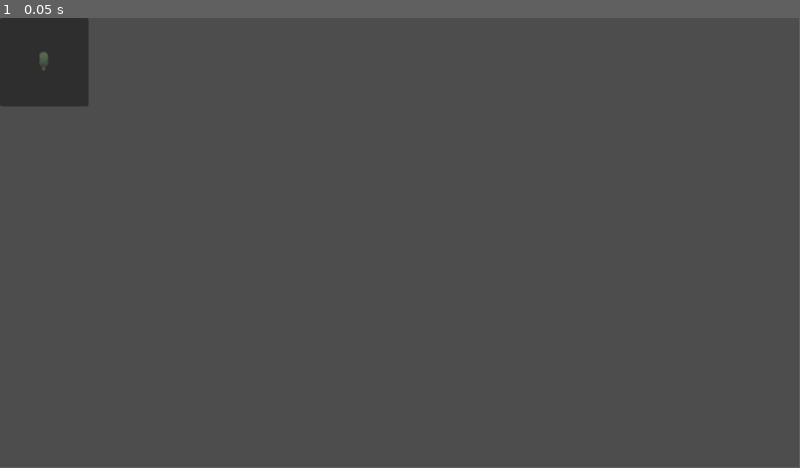
Above: before the commit, frame 1.
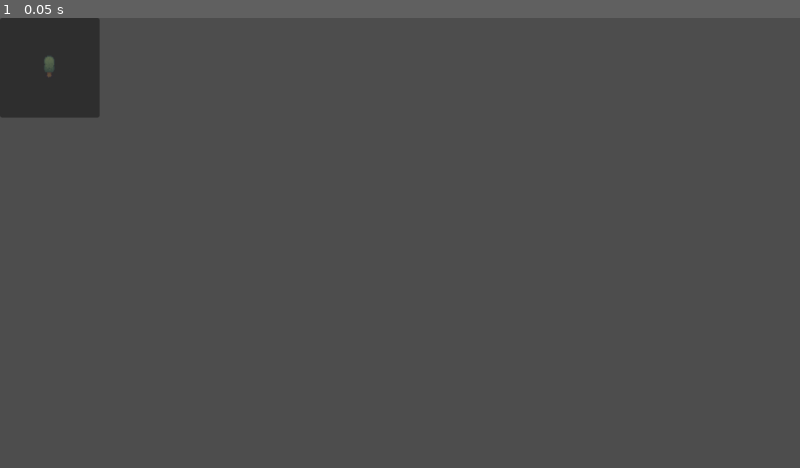
Above: after the commit, the same moment.

Repository: Deadlocz/UOL-Game-Jam-13
Game: Godot game, scene res://TileHolder/TrackTile/Tile.tscn
Same seed, same stepped clock (60 frames per second), same inputs: the game is played once before the commit and once after it.
Inputs:
- Up to frame 1 (0.05 s): no input
In our replay, the window is 799x449 before the commit and 800x450 after it. These sizes can differ from the game's own. Grey fills any space a smaller window leaves; there, only what the larger window draws over its background counts as a difference.

The runs differ from the first frame. In frame 1, 0.6% of the frame differs, in the area x 0-13%, y 0-22%.

Commit message:
Add Tileset and Tilemap for rails

Diff:
--- /dev/null
+++ b/train-track-manic/Level/level.tscn
@@ -0,0 +1,3 @@
+[gd_scene format=3 uid="uid://k0o5jkpt3rxt"]
+
+[node name="Level" type="Node2D" unique_id=1004307011]
--- a/train-track-manic/project.godot
+++ b/train-track-manic/project.godot
@@ -15,6 +15,11 @@
 config/features=PackedStringArray("4.6", "Forward Plus")
 config/icon="res://icon.svg"
 
+[display]
+
+window/size/viewport_width=1024
+window/size/viewport_height=576
+
 [physics]
 
 3d/physics_engine="Jolt Physics"
Binary file added: train-track-manic/Level/Tileset.png
Not shown, added: train-track-manic/Level/Tileset.png.import
